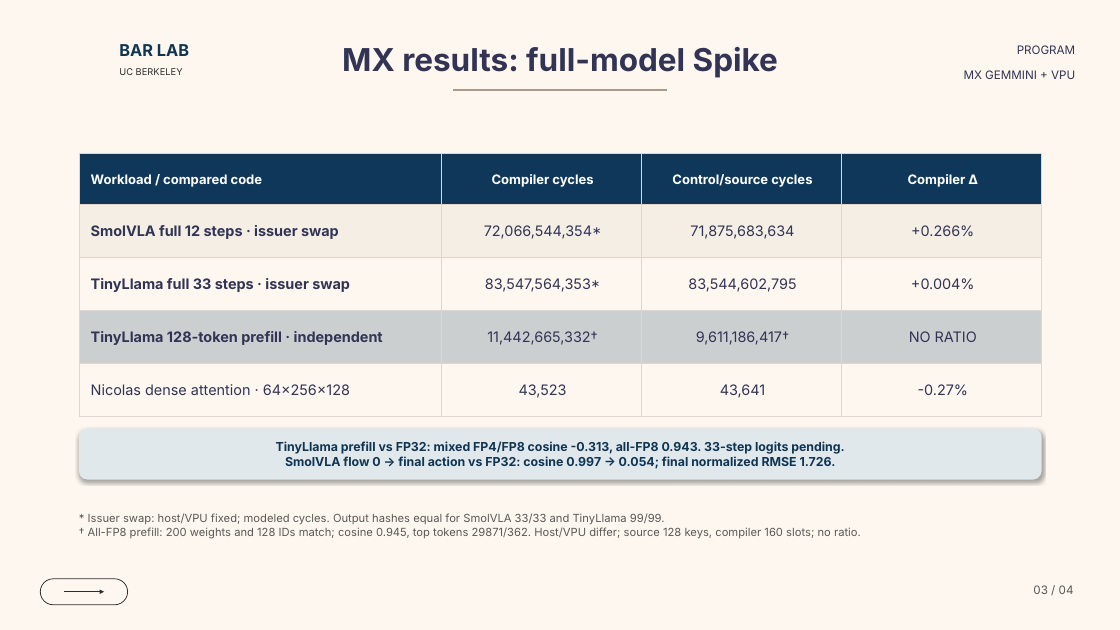
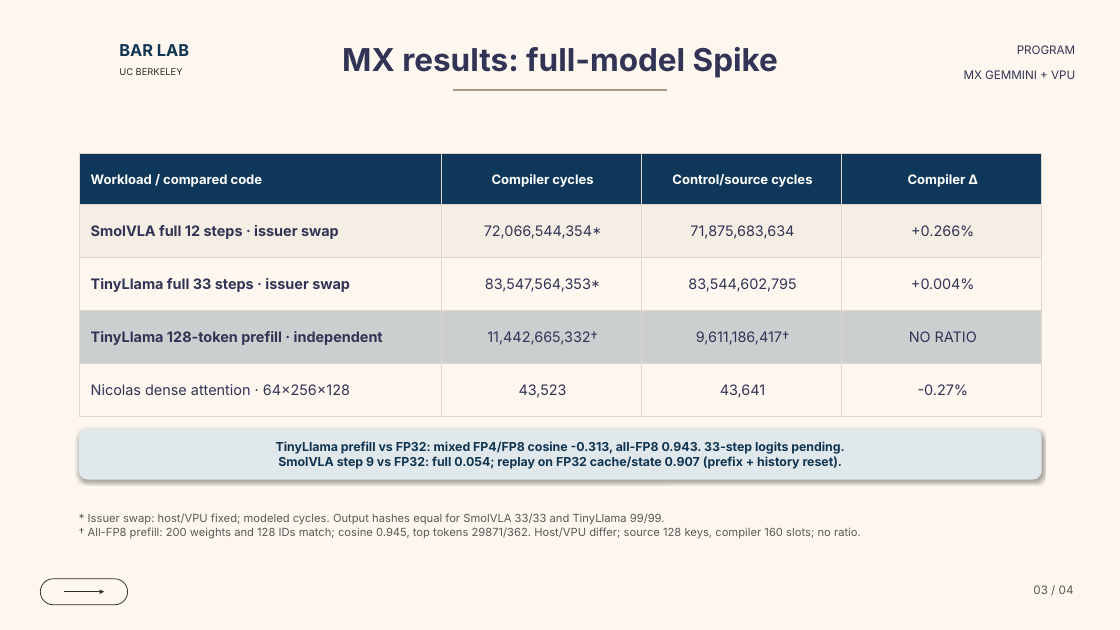
Before and after one commit to ucb-bar/mx-gemmini-mlir, a slide deck: slide 3 of docs/presentations/mx_gemmini_dialect_overview.pptx. Drawn at 1120x630 pixels with LibreOffice and Linux fonts; fonts in the diff are those of the drawing; background and template pictures are left out. Boxes give left, top, right and bottom in pixels: in the first picture for what was removed or moved away, otherwise in the second. Text is boxed around its words. In the diff, an @@ line names an element or a change of style, - is before the commit and + after.

Commit message:
Qualify SmolVLA scalar state route

```diff
--- a/docs/presentations/mx_gemmini_dialect_overview.pptx
+++ b/docs/presentations/mx_gemmini_dialect_overview.pptx
@@ text in rounded rectangle at (x1=278, y1=456, x2=843, y2=469): text changed @@
-SmolVLA flow 0 → final action vs FP32: cosine 0.997 → 0.054; final normalized RMSE 1.726.
+SmolVLA step 9 vs FP32: full 0.054; replay on FP32 cache/state 0.907 (prefix + history reset).
```
Also in this commit, not shown: 32 other files.
